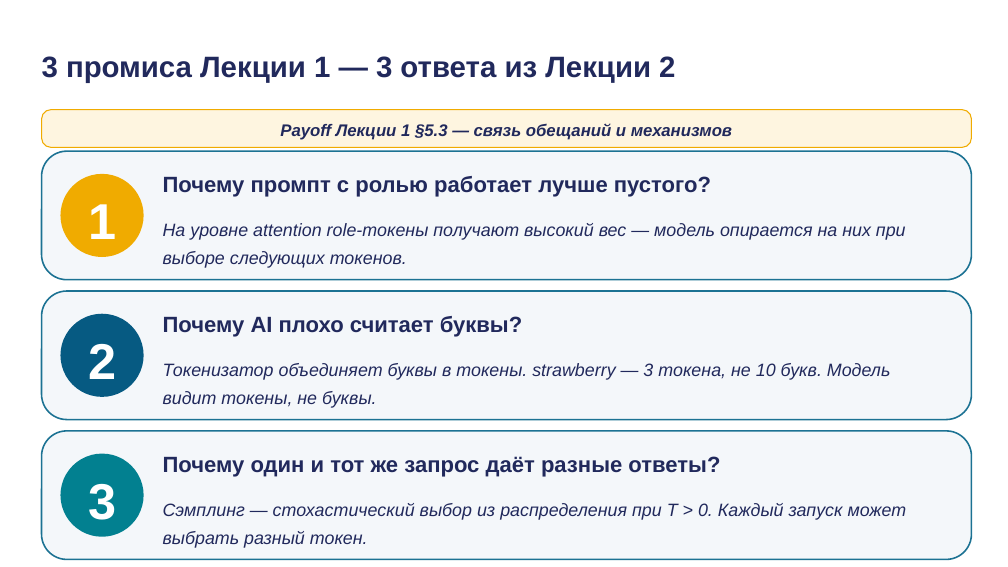
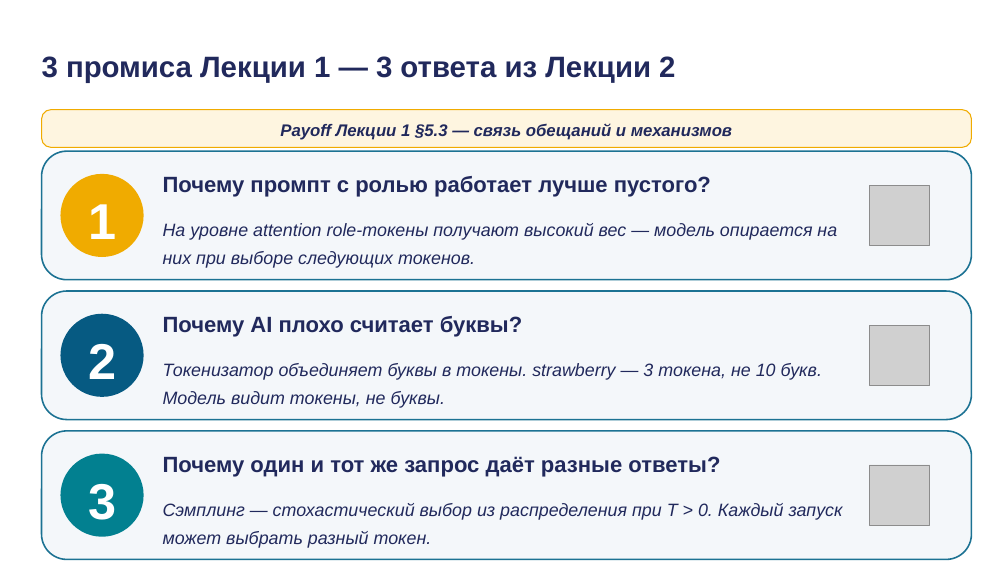
Before and after one commit to tellina-study/AI-usage-lessons, a slide deck: slide 31 of library/lectures/lec-02/rendered/lec-02.pptx (slide 29 before the commit). Drawn at 1008x567 pixels with LibreOffice and Linux fonts; fonts in the diff are those of the drawing; grey boxes stand for pictures. Boxes give left, top, right and bottom in pixels: in the first picture for what was removed or moved away, otherwise in the second. Text is boxed around its words. In the diff, an @@ line names an element or a change of style, - is before the commit and + after.

```diff
--- a/library/lectures/lec-02/rendered/lec-02.pptx
+++ b/library/lectures/lec-02/rendered/lec-02.pptx
@@ picture added at bbox=[870, 185, 930, 246] @@
@@ text "На уровне attention role-токены получают ..." rewrapped from bbox=[163, 223, 906, 268] to bbox=[163, 223, 837, 268] @@
@@ picture added at bbox=[870, 325, 930, 386] @@
@@ text "Токенизатор объединяет буквы в токены. ..." rewrapped from bbox=[163, 363, 891, 408] to bbox=[163, 363, 822, 408] @@
@@ picture added at bbox=[870, 465, 930, 526] @@
@@ text "Сэмплинг — стохастический выбор из ..." rewrapped from bbox=[163, 503, 907, 548] to bbox=[163, 503, 843, 548] @@
```
Also in this commit, not shown: 5 other slides changed, 5 slides added, 3 slides removed, 47 other files.
